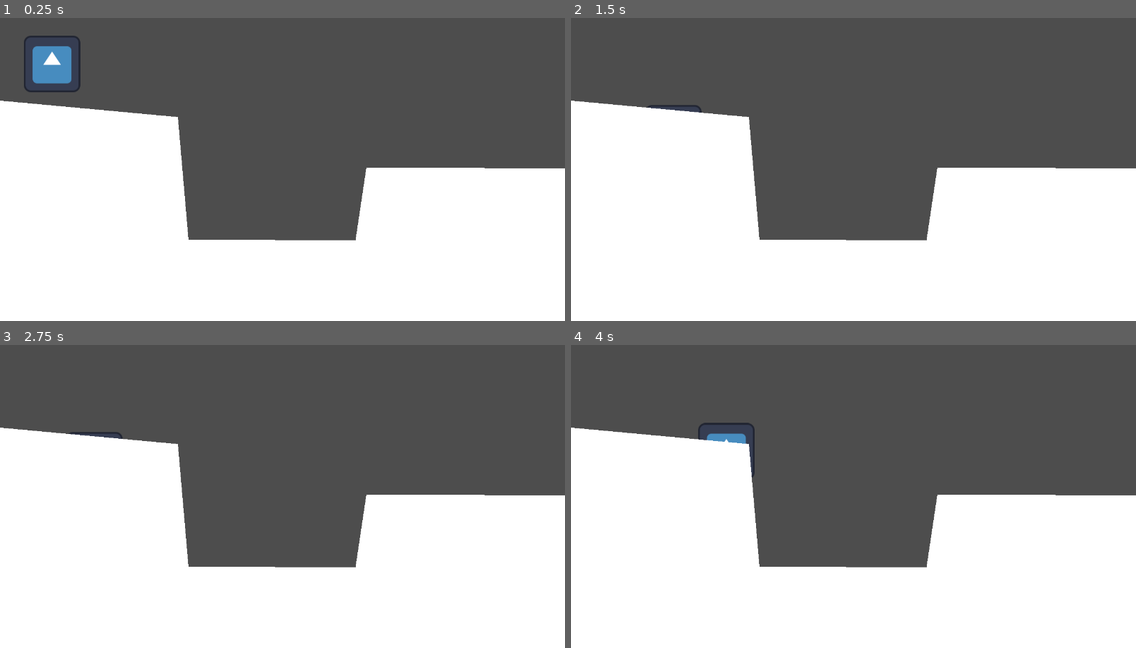
Above: before the commit, frames 1-4 (two rows, left to right).
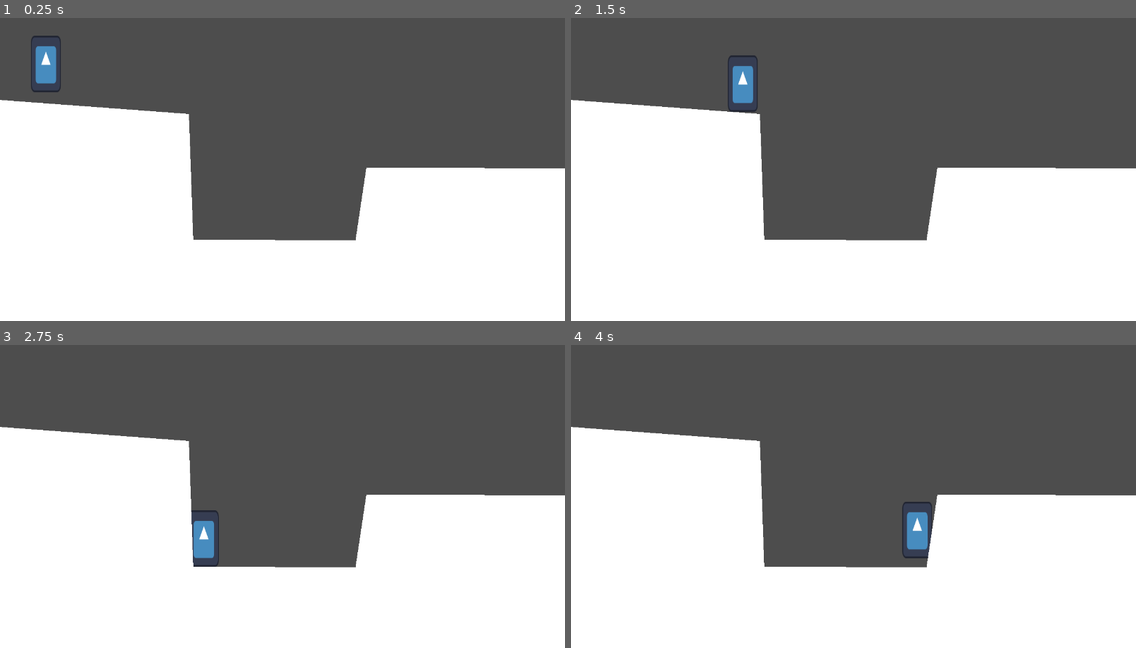
Above: after the commit, the same moments.

Repository: Javachup/godot-prototypes
Game: Godot game, scene res://root.tscn
Same seed, same stepped clock (60 frames per second), same inputs: the game is played once before the commit and once after it. The engine's default icon, where the game draws it, is replaced by a stand-in: a white triangle on a blue panel in a dark square.
Inputs:
- Up to frame 1 (0.25 s): no input
- Up to frame 2 (1.5 s): hold D from 0.53 s (still down); tap Space at 0.77 s
- Up to frame 3 (2.75 s): tap Space at 1.52 s; release D at 2.03 s; hold A from 2.03 s (still down)
- Up to frame 4 (4 s): release A at 2.78 s; hold D from 2.78 s (still down); tap Space at 3.02, 3.77 s

The runs differ from the first frame. In frame 1, 1.6% of the frame differs, in the area x 0-35%, y 5-74%; in frame 2, 1.5%; in frame 3, 1.5%; in frame 4, 1.7%, in the area x 0-64%, y 25-74%.

Commit message:
fixes walls and makes player better

Diff:
--- a/srcPlatformer/Objects/Wall/Wall.gd
+++ b/srcPlatformer/Objects/Wall/Wall.gd
@@ -1,7 +1,7 @@
 class_name Wall
 extends Polygon2D
 
-@onready var collision_shape_2d = %CollisionShape2D
+@onready var collision_polygon_2d = %CollisionPolygon2D
 
 func _ready():
-	collision_shape_2d.shape.points = polygon
+	collision_polygon_2d.polygon = polygon
--- a/srcPlatformer/Objects/Wall/Wall.tscn
+++ b/srcPlatformer/Objects/Wall/Wall.tscn
@@ -1,8 +1,6 @@
-[gd_scene load_steps=3 format=3 uid="uid://diq480kerq681"]
+[gd_scene load_steps=2 format=3 uid="uid://diq480kerq681"]
 
 [ext_resource type="Script" path="res://Objects/Wall/Wall.gd" id="1_kji2l"]
-
-[sub_resource type="ConvexPolygonShape2D" id="ConvexPolygonShape2D_i5srt"]
 
 [node name="Wall" type="Polygon2D"]
 polygon = PackedVector2Array(-50, -50, 50, -50, 50, 50, -50, 50)
@@ -11,6 +9,5 @@
 [node name="StaticBody2D" type="StaticBody2D" parent="."]
 collision_layer = 2
 
-[node name="CollisionShape2D" type="CollisionShape2D" parent="StaticBody2D"]
+[node name="CollisionPolygon2D" type="CollisionPolygon2D" parent="StaticBody2D"]
 unique_name_in_owner = true
-shape = SubResource("ConvexPolygonShape2D_i5srt")
--- a/srcPlatformer/Objects/player/player.gd
+++ b/srcPlatformer/Objects/player/player.gd
@@ -1,13 +1,15 @@
 extends CharacterBody2D
 
-
-const SPEED = 120.0
-const JUMP_VELOCITY = -150.0
-const GRAVITY_MULTIPLIER = 0.4
 
 const JUMP_KEY = KEY_SPACE
 const LEFT_KEY = KEY_A
 const RIGHT_KEY = KEY_D
+
+@export_group("Player Vars")
+@export var speed := 300.0
+@export var jump_velocity = 150.0
+## Weaker gravity when going up and pressing jump
+@export_range(0,1) var gravity_multiplier = 0.4
 
 @onready var coyote_timer = %CoyoteTimer
 
@@ -20,21 +22,21 @@
 	if not is_on_floor():
 		var grav = gravity
 		if velocity.y < 0 and Input.is_key_pressed(JUMP_KEY):
-			grav *= GRAVITY_MULTIPLIER
+			grav *= gravity_multiplier
 		velocity.y += grav * delta
 	else: coyote_timer.start()
 
 	# Handle jump.
 	if Input.is_key_pressed(JUMP_KEY) and not coyote_timer.is_stopped():
-		velocity.y = JUMP_VELOCITY
+		velocity.y = -jump_velocity
 
 	# Get the input direction and handle the movement/deceleration.
 	var left = float(Input.is_key_pressed(LEFT_KEY))
 	var right = float(Input.is_key_pressed(RIGHT_KEY))
 	var direction = right - left
 	if direction:
-		velocity.x = direction * SPEED
+		velocity.x = direction * speed
 	else:
-		velocity.x = move_toward(velocity.x, 0, SPEED)
+		velocity.x = move_toward(velocity.x, 0, speed)
 
 	move_and_slide()
--- a/srcPlatformer/Objects/player/player.tscn
+++ b/srcPlatformer/Objects/player/player.tscn
@@ -4,7 +4,7 @@
 [ext_resource type="Texture2D" uid="uid://h1xgw68lbqut" path="res://icon.svg" id="2_yuaf4"]
 
 [sub_resource type="RectangleShape2D" id="RectangleShape2D_i0ot6"]
-size = Vector2(130, 129)
+size = Vector2(48, 112)
 
 [node name="Player" type="CharacterBody2D"]
 collision_mask = 2
@@ -12,10 +12,11 @@
 
 [node name="Sprite2D" type="Sprite2D" parent="."]
 position = Vector2(0, -64)
+scale = Vector2(0.53125, 1)
 texture = ExtResource("2_yuaf4")
 
 [node name="CollisionShape2D" type="CollisionShape2D" parent="."]
-position = Vector2(0, -64.5)
+position = Vector2(0, -56)
 shape = SubResource("RectangleShape2D_i0ot6")
 
 [node name="CoyoteTimer" type="Timer" parent="."]
--- a/srcPlatformer/root.tscn
+++ b/srcPlatformer/root.tscn
@@ -8,13 +8,13 @@
 [node name="world" type="Node2D" parent="."]
 
 [node name="Player" parent="world" instance=ExtResource("1_ctvmj")]
-position = Vector2(-522, -191)
+position = Vector2(-536, -191)
 
 [node name="Camera2D" type="Camera2D" parent="world"]
 
 [node name="Wall" parent="world" instance=ExtResource("2_osqa0")]
 position = Vector2(-946, 146)
-polygon = PackedVector2Array(-84, -63, 222, -293, 709, -248, 751, 238, 16, 235)
+polygon = PackedVector2Array(-84, -63, 222, -293, 734, -255, 751, 238, 16, 235)
 
 [node name="Wall2" parent="world" instance=ExtResource("2_osqa0")]
 position = Vector2(-420, 324)
